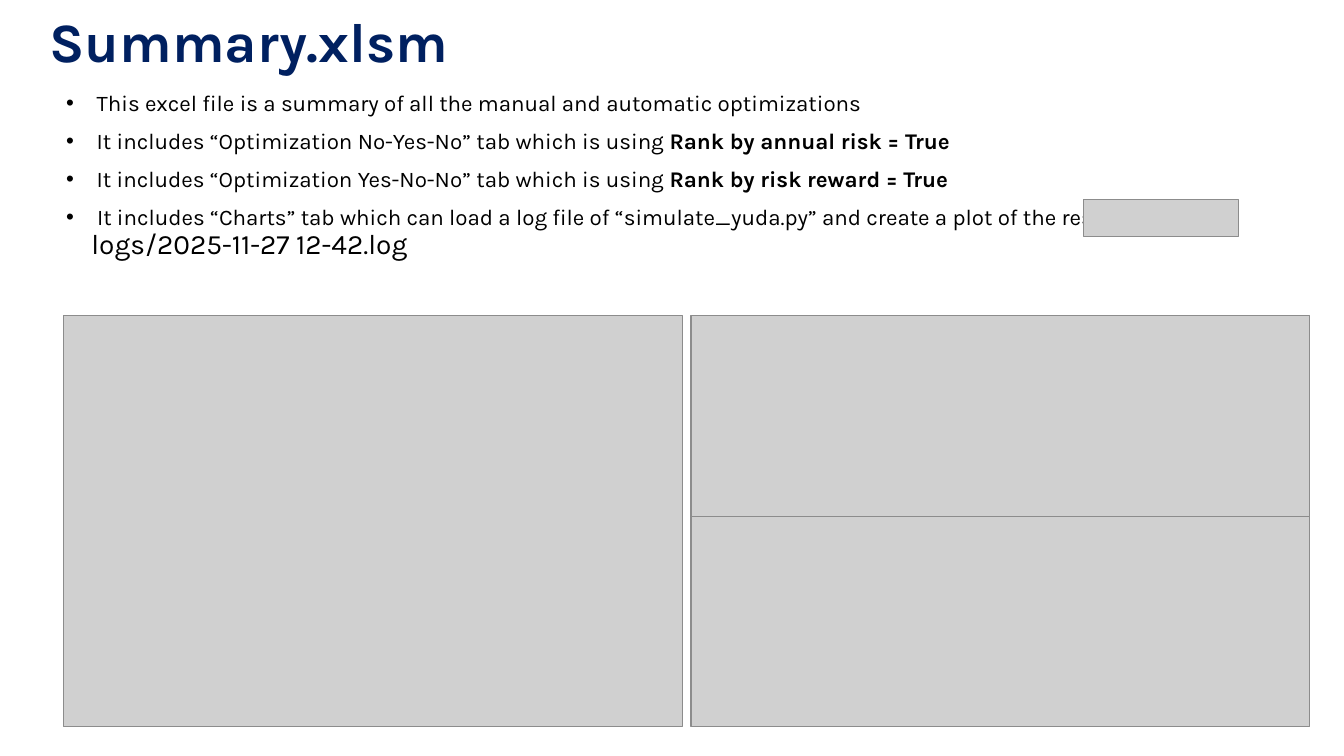
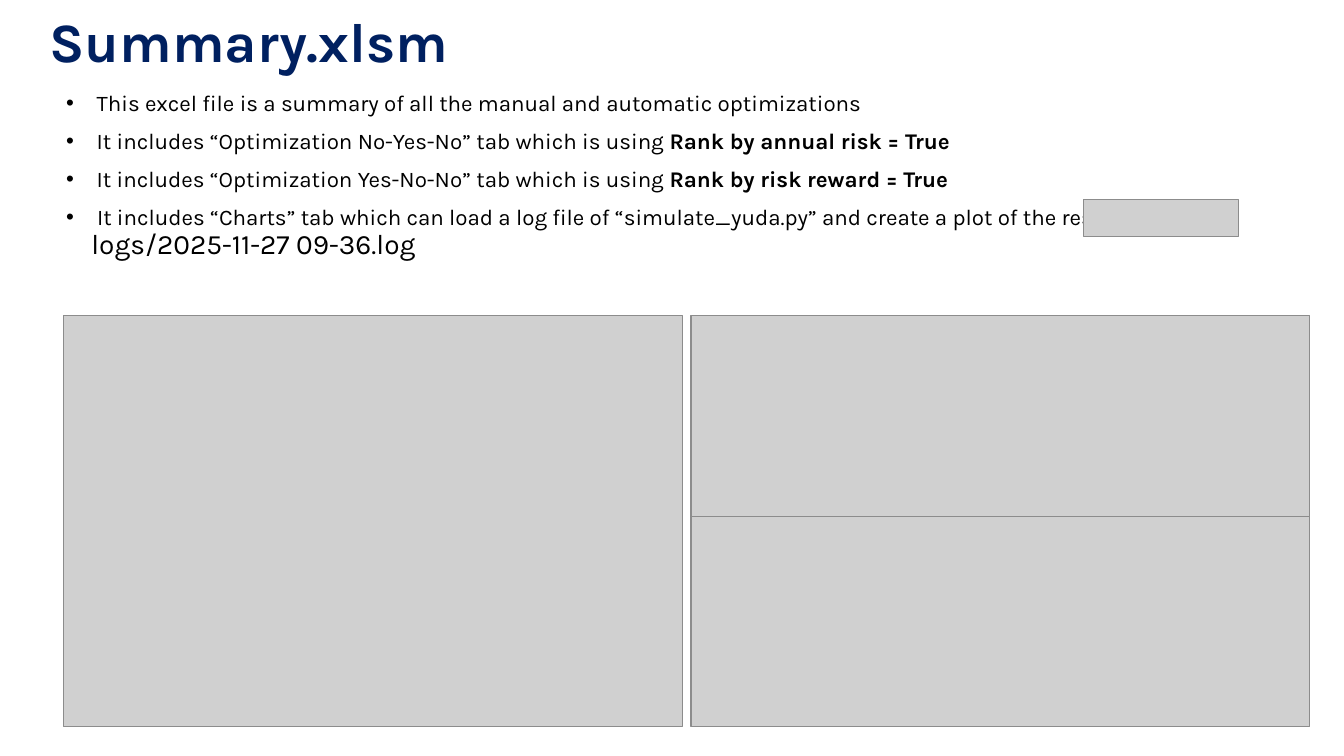
Before and after one commit to etayluz1/option_trading, a slide deck: slide 14 of Option Trading.pptx. Drawn at 1344x756 pixels with LibreOffice and Linux fonts; fonts in the diff are those of the drawing; grey boxes stand for pictures. Boxes give left, top, right and bottom in pixels: in the first picture for what was removed or moved away, otherwise in the second. Text is boxed around its words. In the diff, an @@ line names an element or a change of style, - is before the commit and + after.

```diff
--- a/Option Trading.pptx
+++ b/Option Trading.pptx
@@ text at box(91, 205, 1138, 261): text changed @@
-• It includes “Charts” tab which can load a log file of “simulate_yuda.py” and create a plot of the results:
-  logs/2025-11-27 12-42.log
+• It includes “Charts” tab which can load a log file of “simulate_yuda.py” and create a plot of the results:
+  logs/2025-11-27 09-36.log
```
Also in this commit, not shown: 3 other files.
